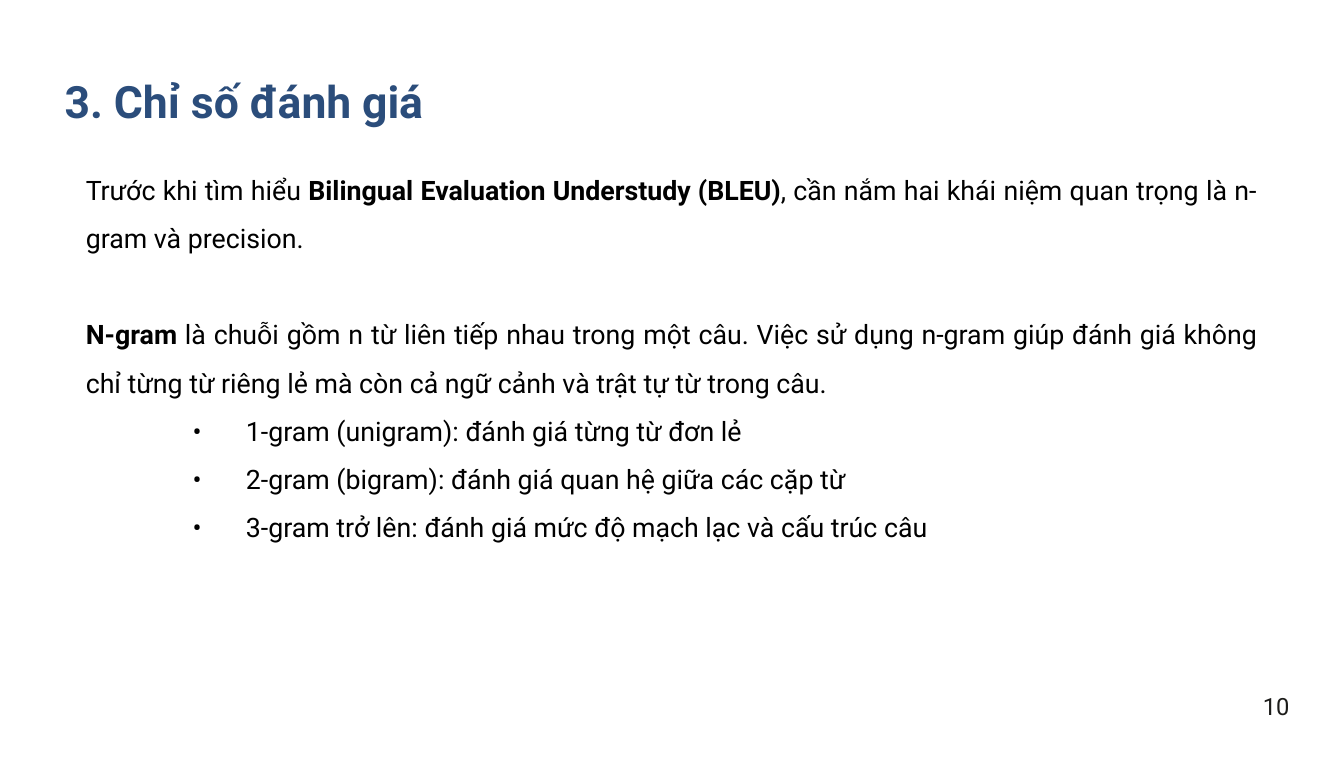
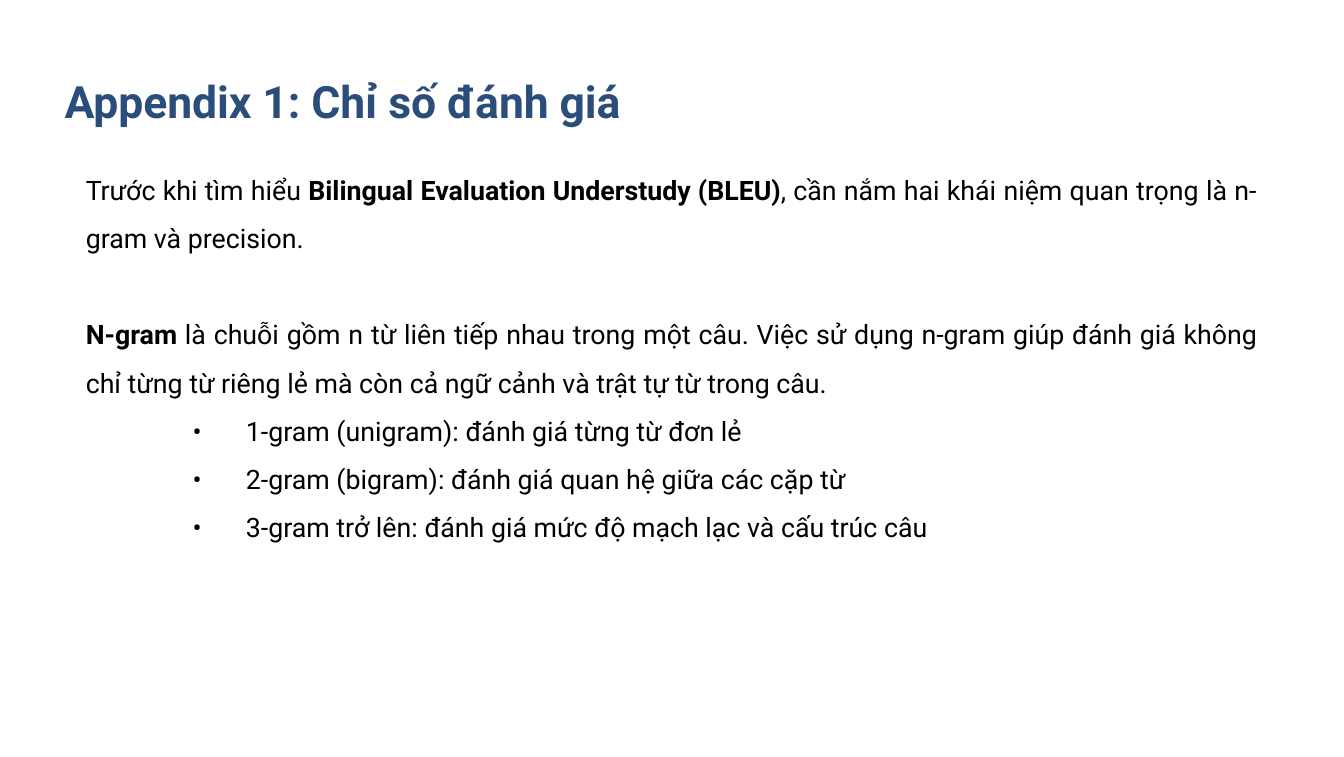
Before and after one commit to levanmanhbka/ptit_nlp, a slide deck: slide 31 of docs/Nhom12_SlideBaoCaoCuoiKy.pptx (slide 11 before the commit). Drawn at 1344x757 pixels with LibreOffice and Linux fonts; fonts in the diff are those of the drawing. Boxes give left, top, right and bottom in pixels: in the first picture for what was removed or moved away, otherwise in the second. Text is boxed around its words. In the diff, an @@ line names an element or a change of style, - is before the commit and + after.

```diff
--- a/docs/Nhom12_SlideBaoCaoCuoiKy.pptx
+++ b/docs/Nhom12_SlideBaoCaoCuoiKy.pptx
@@ text at bbox=[65, 82, 621, 128]: text changed @@
-3. Chỉ số đánh giá
+Appendix 1: Chỉ số đánh giá
@@ text removed at bbox=[1263, 698, 1290, 716] @@
-10
```
Also in this commit, not shown: 12 other slides changed, 9 slides added, 1 slide removed.
